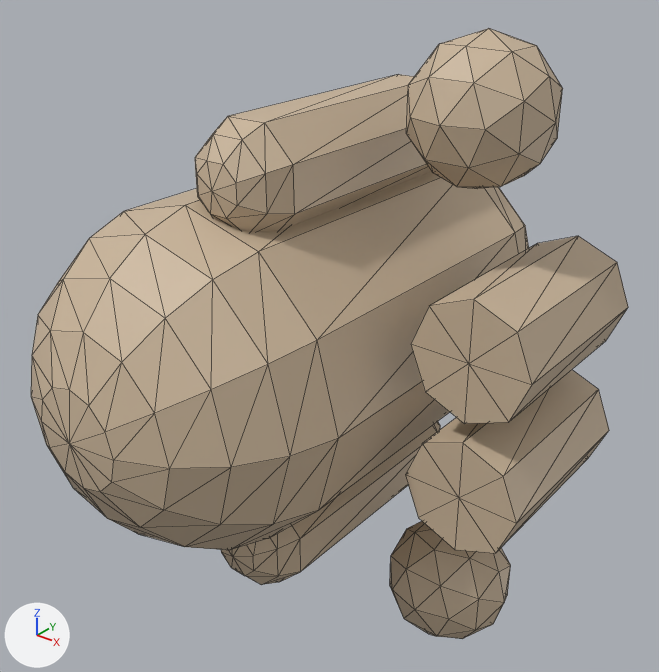
The glTF model public/models/bosses/Giant_B_Basic.glb as it was, and as the next commit left it.
The view is the same before and after, from a 50 mm camera at (3.32, -4.35, 2.63) aimed at (-0.19, 0.05, -0.1). The axes (+X, +Y, +Z) are drawn at lower left. The lights are the same throughout. The first picture is the older version. Mesh edges are drawn as thin lines. Where no turn or scale is listed for an object, it has been applied to the vertices.

The scene before the commit, as lines of its bpy script (objects in view):
```python
me_geometry_0 = bpy.data.meshes.new('geometry_0')
me_geometry_0.from_pydata(...)  # 384 vertices, 736 faces; spans x -2.26..1.61, y -1.99..2.01, z -2.0..2.0
me_geometry_0.materials.append(mat_defaultmaterial)
ob_geometry_0 = bpy.data.objects.new('geometry_0', me_geometry_0)
ob_geometry_0.location = (0.0, 0.0, 0.0)
```
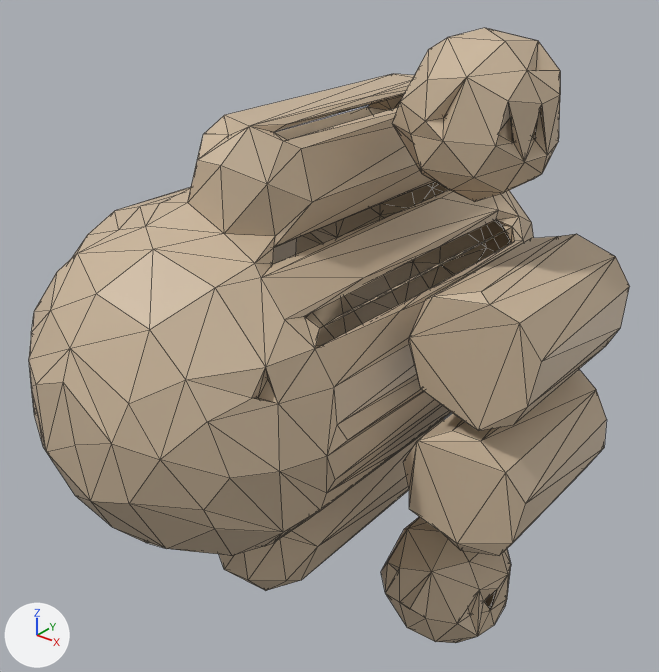
Pixel boxes [x1, y1, x2, y2] of what changed, in the pictures (659 x 672 px):
'geometry_0', reshaped
    before: [31, 28, 628, 639]
    after: [29, 28, 629, 643]
part 1 of me_geometry_0, rebuilt
    before: [31, 171, 529, 550]
    after: [29, 74, 534, 591]
part 2 of me_geometry_0, rebuilt (7% wider, 7% taller)
    before: [390, 521, 511, 639]
    after: [381, 517, 511, 643]
part 3 of me_geometry_0, rebuilt (7% wider, 7% taller)
    before: [406, 28, 563, 189]
    after: [392, 28, 560, 201]
part 4 of me_geometry_0, rebuilt
    before: [405, 370, 609, 553]
    after: [403, 370, 606, 556]
part 5 of me_geometry_0, rebuilt
    before: [411, 236, 628, 424]
    after: [409, 234, 629, 431]
part 6 of me_geometry_0, deleted (brown)
    before: [221, 421, 440, 585]
part 7 of me_geometry_0, deleted (beige)
    before: [195, 74, 431, 232]

What changed in the scene script:
```text
Change me_geometry_0:
    used by ob_geometry_0; location = (0.0, 0.0, 0.0)
    remove me_geometry_0.from_pydata(...)  # 384 vertices, 736 faces; spans x -2.26..1.61, y -1.99..2.01, z -2.0..2.0
    add me_geometry_0.from_pydata(...)  # 942 vertices, 1976 faces; spans x -2.26..1.62, y -1.98..1.99, z -2.0..2.0
    me_geometry_0 part 1: the loose piece of 122 vertices spanning x -1.4..0.76, y -1.99..2.01, z -1.08..1.08 is rebuilt with 609 vertices and now spans x -1.4..0.8, y -1.98..1.99, z -1.55..1.55
    me_geometry_0 part 2: the loose piece of 42 vertices spanning x 0.46..1.31, y -0.42..0.43, z -2.0..-1.15 is rebuilt with 79 vertices and now spans x 0.47..1.31, y -0.46..0.46, z -2.0..-1.12
    me_geometry_0 part 3: the loose piece of 42 vertices spanning x 0.46..1.31, y -0.42..0.43, z 1.15..2.0 is rebuilt with 84 vertices and now spans x 0.47..1.31, y -0.43..0.46, z 1.1..2.0
    me_geometry_0 part 4: the loose piece of 18 vertices spanning x 0.89..1.61, y -0.6..0.61, z -0.79..-0.06 is rebuilt with 26 vertices and now spans x 0.84..1.62, y -0.6..0.61, z -0.82..-0.04
    me_geometry_0 part 5: the loose piece of 18 vertices spanning x 0.89..1.61, y -0.6..0.61, z 0.06..0.79 is rebuilt with 25 vertices and now spans x 0.84..1.62, y -0.6..0.61, z 0.04..0.82
    me_geometry_0 part 6: the loose piece of 50 vertices spanning x -0.41..0.25, y -1.09..1.1, z -1.54..-0.88 is deleted
    me_geometry_0 part 7: the loose piece of 50 vertices spanning x -0.41..0.25, y -1.09..1.1, z 0.88..1.54 is deleted
    other edits to the shape of me_geometry_0 do not show in these pictures
```
